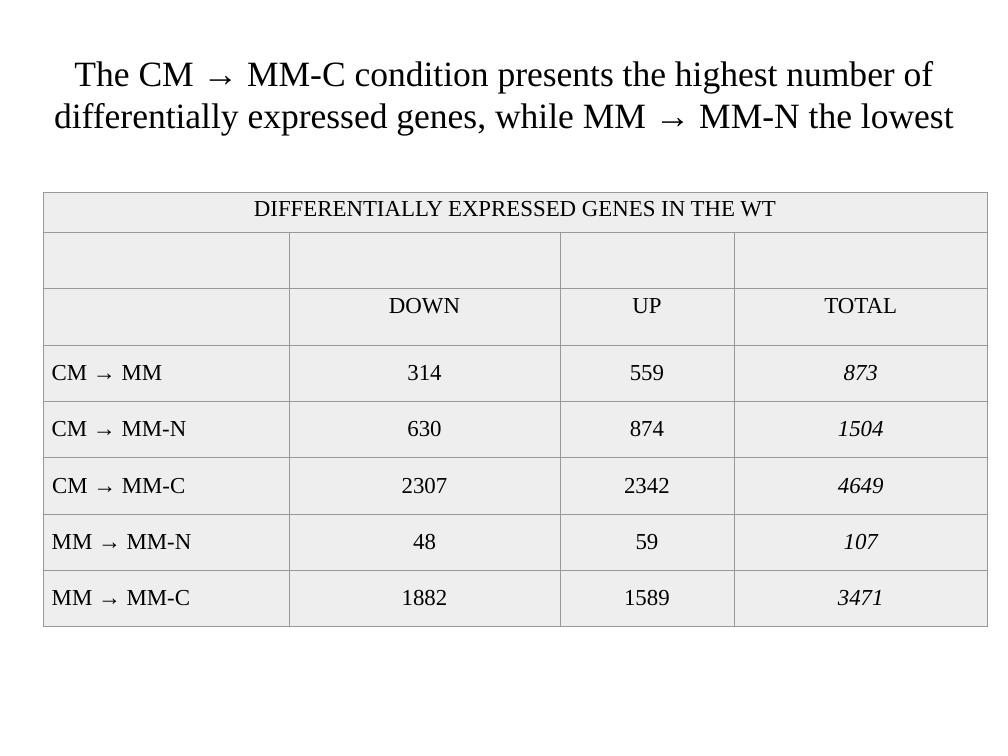
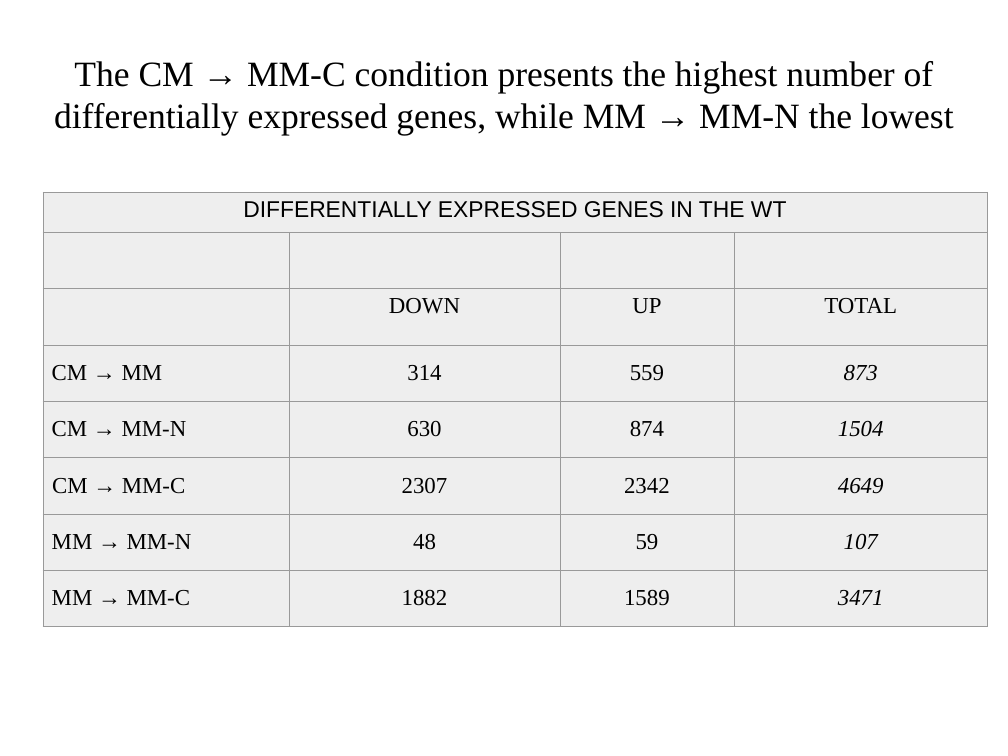
Before and after one commit to wilkinsonlab/m-oryzae-polya, a slide deck: slide 21 of doc/polyA/version_21/oryzae_presentation.odp. Drawn at 1008x756 pixels with LibreOffice and Linux fonts; fonts in the diff are those of the drawing; grey boxes stand for pictures. Boxes give left, top, right and bottom in pixels: in the first picture for what was removed or moved away, otherwise in the second. Text is boxed around its words. In the diff, an @@ line names an element or a change of style, - is before the commit and + after.

```diff
--- a/doc/polyA/version_21/oryzae_presentation.odp
+++ b/doc/polyA/version_21/oryzae_presentation.odp
@@ table at [43, 192, 987, 627] @@
@@ font Times New Roman to Arial in "DIFFERENTIALLY EXPRESSED GENES IN THE WT" @@
```
Also in this commit, not shown: 20 other slides changed, 2 slides added, 2 other files.
